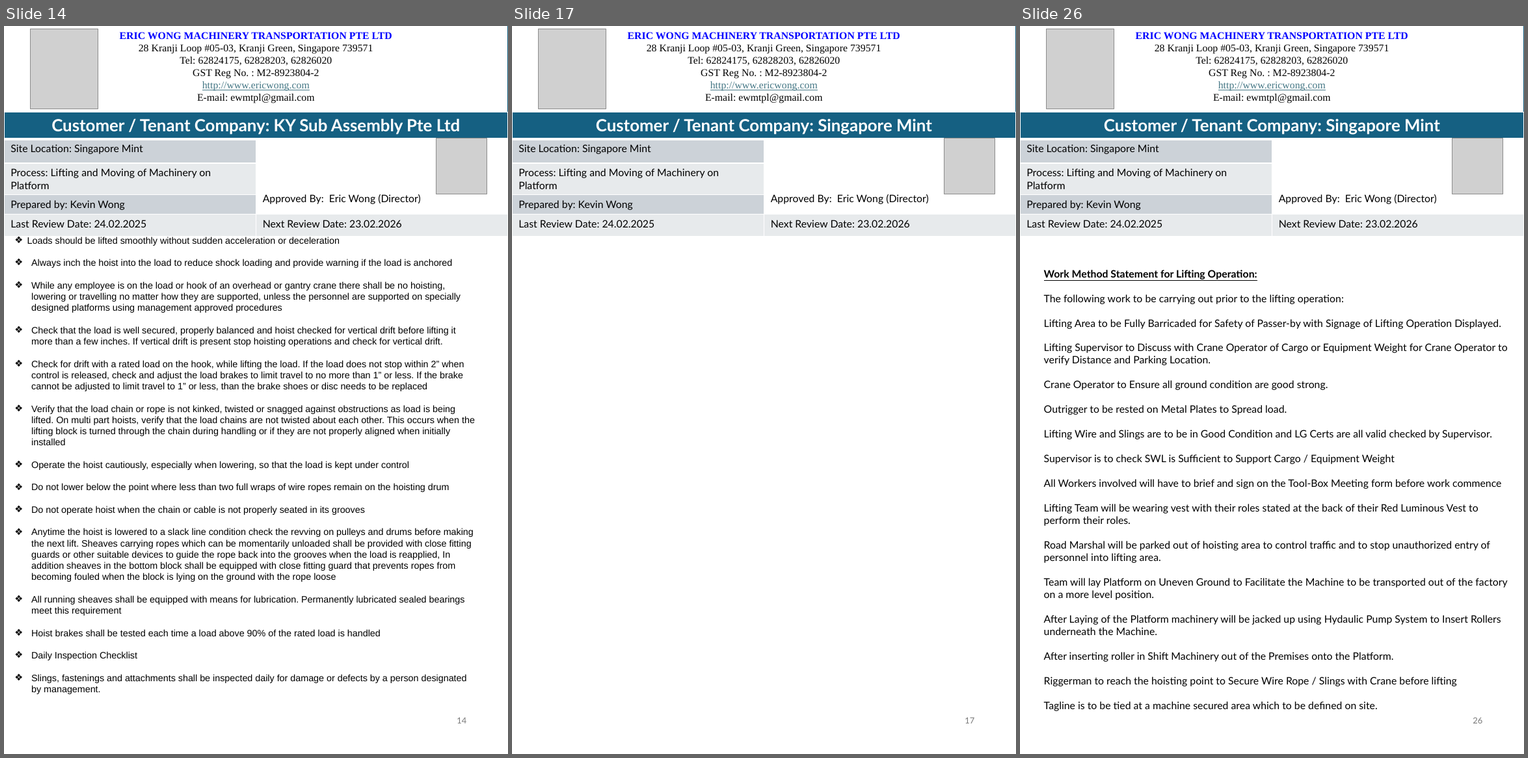
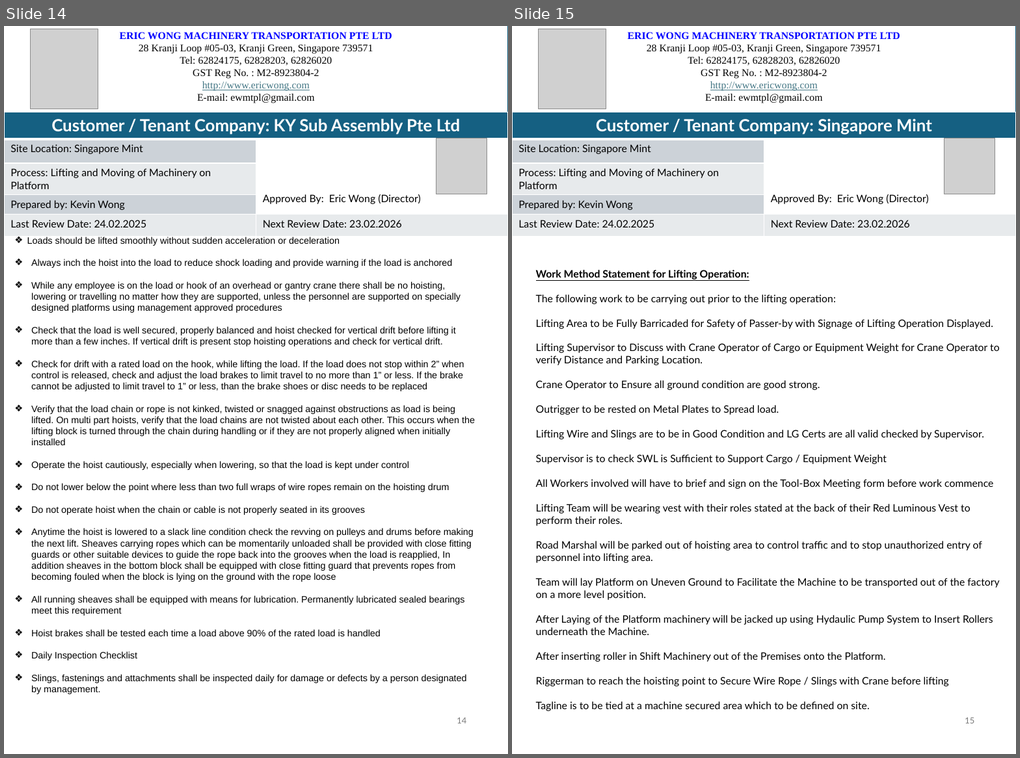
Before and after one commit to kevinewmtpl/ai-doc-generator, a slide deck: Templates/MOS New.pptx. Shown side by side, each under a label of ours: slides 14, 17 and 26 before the commit, slides 14 and 15 after it; the slides between them are not shown. The pictures are 1528x758 and 1020x758 pixels, drawn with LibreOffice and Linux fonts; fonts in the diff are those of the drawing; grey boxes stand for pictures. Boxes give left, top, right and bottom in pixels: in the first picture for what was removed or moved away, otherwise in the second. Text is boxed around its words. In the diff, an @@ line names an element or a change of style, - is before the commit and + after.

```diff
--- a/Templates/MOS New.pptx
+++ b/Templates/MOS New.pptx
@@ slide 17 removed at (x1=512, y1=26, x2=1016, y2=754), background #FFFFFF @@
@@ rectangle removed at (x1=512, y1=26, x2=1016, y2=112) @@
-ERIC WONG MACHINERY TRANSPORTATION PTE LTD
-28 Kranji Loop #05-03, Kranji Green, Singapore 739571
-Tel: 62824175, 62828203, 62826020
-GST Reg No. : M2-8923804-2
-http://www.ericwong.com
-E-mail: ewmtpl@gmail.com
@@ picture removed at (x1=539, y1=29, x2=606, y2=109) @@
@@ table removed at (x1=512, y1=112, x2=1016, y2=230), 5 rows, 2 columns @@
-Customer / Tenant Company: Singapore Mint | 
-Site Location: Singapore Mint | Approved By: Eric Wong (Director)
-Process: Lifting and Moving of Machinery on Platform | 
-Prepared by: Kevin Wong | 
-Last Review Date: 24.02.2025 | Next Review Date: 23.02.2026
@@ picture removed at (x1=944, y1=138, x2=995, y2=194) @@
@@ page number removed at (x1=964, y1=718, x2=974, y2=723) @@
-17
@@ what was slide 26 is now slide 15 @@
@@ page number at (x1=964, y1=718, x2=974, y2=723): text changed @@
-26
+15
```
Also in this commit, not shown: 10 other slides removed.
